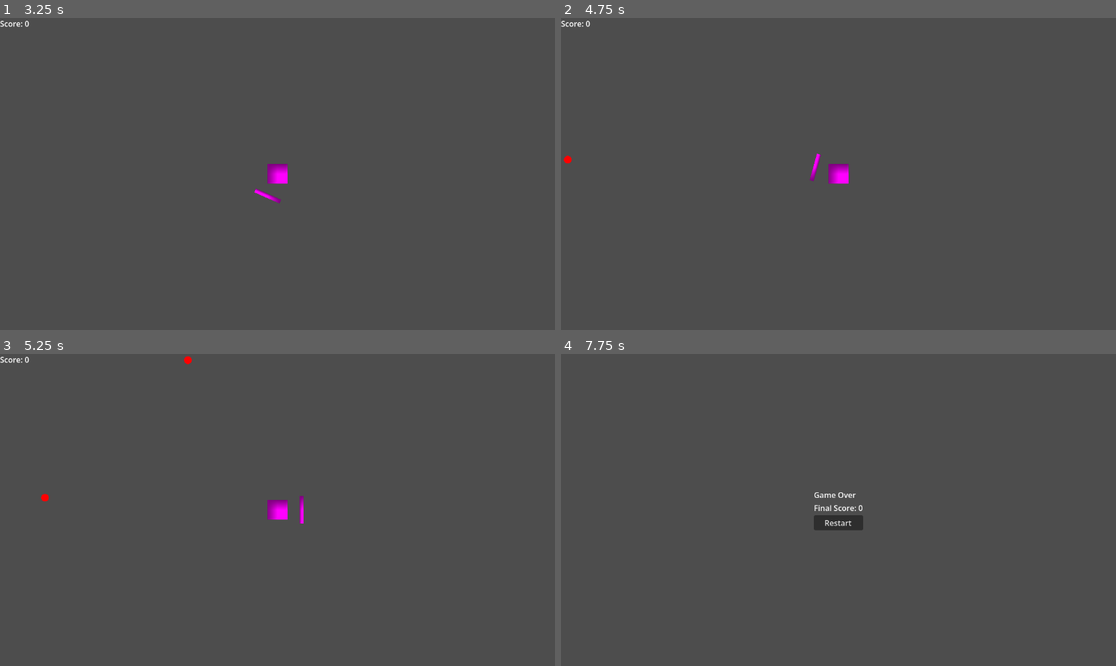
Above: before the commit, frames 1-4 (two rows, left to right).
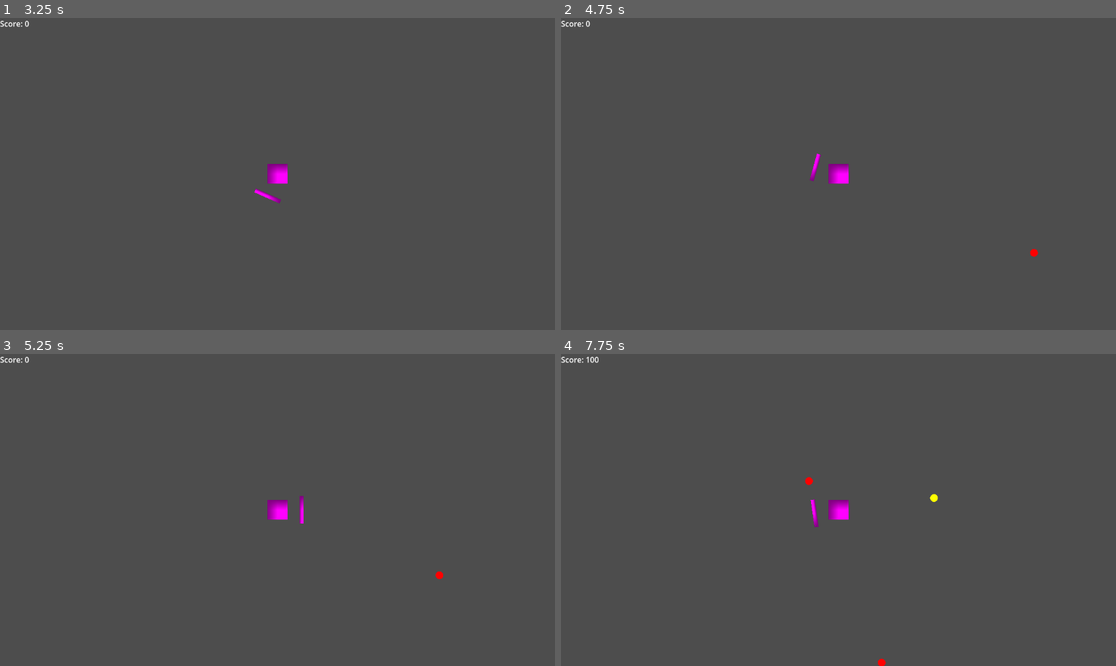
Above: after the commit, the same moments.

Repository: Turbulentt/blocking-game
Game: Godot game, scene res://scenes/player.tscn
Same seed, same stepped clock (60 frames per second), same inputs: the game is played once before the commit and once after it.
Inputs (mouse positions are in pixels of both pictures, inside the frame that each line leads up to):
- Up to frame 1 (3.25 s): tap Enter at 0.5, 2 s; move the mouse to (399, 158) at 0.52 s; tap Space at 1.25, 2.75 s; move the mouse to (166, 189) at 1.27 s; move the mouse to (333, 105) at 2.02 s; move the mouse to (249, 236) at 2.77 s
- Up to frame 2 (4.75 s): tap Enter at 3.5 s; move the mouse to (1005, 220) at 3.52 s; move the mouse to (672, 127) at 4.27 s
- Up to frame 3 (5.25 s): move the mouse to (305, 510) at 5.02 s
- Up to frame 4 (7.75 s): move the mouse to (755, 432) at 5.77 s; move the mouse to (960, 494) at 6.52 s; move the mouse to (727, 525) at 7.27 s

Frame 1 is identical in both runs. In frame 2, less than 0.1% of the frame differs, in the area x 0-86%, y 44-77%; in frame 3, less than 0.1%; in frame 4, 0.9%, in the area x 0-68%, y 0-100%.

Commit message:
Add wave-based enemy spawner and minor refactors
- Complete Refactor of enemy controller
- Easily expandable to add new waves and support for additional enemy types etc

Diff:
--- a/scripts/enemy_controller.gd
+++ b/scripts/enemy_controller.gd
@@ -1,55 +1,129 @@
 extends Node2D
 
-@export var enemy_scene: PackedScene  # Drag your Enemy.tscn here in inspector
-@export var max_spawn_interval: float = 1.0  # Time between spawns in seconds
+@export var enemy_scene: PackedScene
+@export var max_spawn_interval: float = 1.0
 @export var min_spawn_interval: float = 0.25
 @export var current_spawn_interval: float = 1.0
 @export var decay_rate: float = 0.985
-@export var spawn_distance: float = 1000.0  # Distance from center to spawn enemies
+@export var spawn_distance: float = 1000.0
 
 @export var player: Node2D
 var spawn_timer: float = 0.0
 var elapsed_time: float = 0.0
 
-# Called when the node enters the scene tree for the first time.
+# Wave management
+var current_wave_enemies: Array = []  # Queue of enemies to spawn
+var current_enemy_index: int = 0      # Which enemy we're on in the wave
+
 func _ready() -> void:
-	pass
+	generate_new_wave()  # Start with a wave ready
 
-
-# Called every frame. 'delta' is the elapsed time since the previous frame.
 func _process(delta: float) -> void:
 	spawn_timer += delta
 	elapsed_time += delta
 
 	if spawn_timer >= current_spawn_interval:
-		spawn_enemy()
+		spawnManager()
 		spawn_timer = 0.0
 		current_spawn_interval = max(min_spawn_interval, max_spawn_interval * pow(decay_rate, elapsed_time))
 
-func spawn_enemy():
+func spawnManager():
+	# Check if current wave is complete
+	if current_enemy_index >= current_wave_enemies.size():
+		generate_new_wave()
+
+	# Spawn the next enemy from the current wave
+	if current_enemy_index < current_wave_enemies.size():
+		var enemy_data = current_wave_enemies[current_enemy_index]
+		spawn_enemy(enemy_data.type, enemy_data.angle, enemy_data.blocked)
+		current_enemy_index += 1
+
+func generate_new_wave():
+	# List of all available wave generation functions
+	var wave_functions = [
+		generate_wave_random,
+		generate_wave_circle,
+		generate_wave_line,
+		# Add more wave functions here
+	]
+
+	# Pick a random wave
+	var wave_func = wave_functions.pick_random()
+	current_wave_enemies = wave_func.call()
+	current_enemy_index = 0
+
+	print("New wave started: ", wave_func.get_method(), " with ", current_wave_enemies.size(), " enemies")
+
+# ===== WAVE GENERATION FUNCTIONS =====
+# Each function returns an Array of enemy data dictionaries
+
+func generate_wave_random() -> Array:
+	var enemies = []
+	var count = randi_range(5, 15)  # Random number of enemies
+
+	for i in count:
+		var type = 'star' if randf() <= 0.2 else 'enemy'
+		var blocked = (type == 'enemy')
+		var angle = randf() * TAU
+
+		enemies.append({
+			"type": type,
+			"angle": angle,
+			"blocked": blocked
+		})
+
+	return enemies
+
+func generate_wave_circle() -> Array:
+	var enemies = []
+	var count = randi_range(8, 18)  # Enemies in a circle
+
+	var angle_modifier = randi_range(0, 359)
+
+	for i in count:
+		var angle = (TAU / count) * i + angle_modifier # Evenly spaced
+		enemies.append({
+			"type": 'enemy',
+			"angle": angle,
+			"blocked": true
+		})
+
+	return enemies
+
+func generate_wave_line() -> Array:
+	var enemies = []
+	var count = randi_range(4, 10)
+	var base_angle = randf() * TAU  # Random direction
+
+	for i in count:
+		# All from same direction, slight spread
+		var angle = base_angle + (randf() - 0.5) * 0.3
+		enemies.append({
+			"type": 'enemy',
+			"angle": angle,
+			"blocked": true
+		})
+
+	return enemies
+
+# ===== SPAWNING =====
+
+func spawn_enemy(type: String, angle: float, should_be_blocked: bool):
 	if enemy_scene == null or player == null:
 		return
 
 	var enemy = enemy_scene.instantiate()
 
 	enemy.died.connect(_on_enemy_died)
-	enemy.player_lost.connect(_on_player_lost)
-
-	var angle = randf() * TAU
+	enemy.player_lost.connect(_on_player_lost, CONNECT_DEFERRED)
 
 	var spawn_offset = Vector2(cos(angle), sin(angle)) * spawn_distance
-	var spawn_pos = spawn_offset #player.global_position + spawn_offset
-	#get_viewport().get_visible_rect().size / 2.0
+	var spawn_pos = spawn_offset
 
 	enemy.global_position = spawn_pos
-
 	enemy.target = player
-
-	if randf() <= 0.2:
-		enemy.type = 'star'
-		enemy.should_be_blocked = false
-	else:
-		enemy.type = 'enemy'
+	enemy.type = type
+	enemy.should_be_blocked = should_be_blocked
 
 	var difficulty = inverse_lerp(max_spawn_interval, min_spawn_interval, current_spawn_interval)
 	var speed_multiplier = lerp(1.0, 4.0, difficulty)
@@ -61,4 +135,7 @@
 	get_node("../CanvasLayer").add_points(points)
 
 func _on_player_lost():
+	call_deferred("_change_scene")
+
+func _change_scene():
 	get_tree().change_scene_to_file("res://scenes/game_over.tscn")
--- a/scripts/game_manager.gd
+++ b/scripts/game_manager.gd
@@ -8,7 +8,7 @@
 
 
 # Called every frame. 'delta' is the elapsed time since the previous frame.
-func _process(delta: float) -> void:
+func _process(_delta: float) -> void:
 	pass
 
 func reset_score():
--- a/scripts/game_over.gd
+++ b/scripts/game_over.gd
@@ -8,7 +8,7 @@
 
 
 # Called every frame. 'delta' is the elapsed time since the previous frame.
-func _process(delta: float) -> void:
+func _process(_delta: float) -> void:
 	pass
 
 func _on_restart_pressed():
--- a/scripts/player.gd
+++ b/scripts/player.gd
@@ -7,5 +7,5 @@
 
 
 # Called every frame. 'delta' is the elapsed time since the previous frame.
-func _process(delta: float) -> void:
+func _process(_delta: float) -> void:
 	pass
--- a/scripts/points_counter.gd
+++ b/scripts/points_counter.gd
@@ -8,7 +8,7 @@
 
 
 # Called every frame. 'delta' is the elapsed time since the previous frame.
-func _process(delta: float) -> void:
+func _process(_delta: float) -> void:
 	pass
 
 func add_points(amount):
--- a/scripts/shield.gd
+++ b/scripts/shield.gd
@@ -8,7 +8,7 @@
 
 
 # Called every frame. 'delta' is the elapsed time since the previous frame.
-func _process(delta: float) -> void:
+func _process(_delta: float) -> void:
 	var mouse_pos = get_global_mouse_position()
 	var player_pos = get_parent().global_position
 
